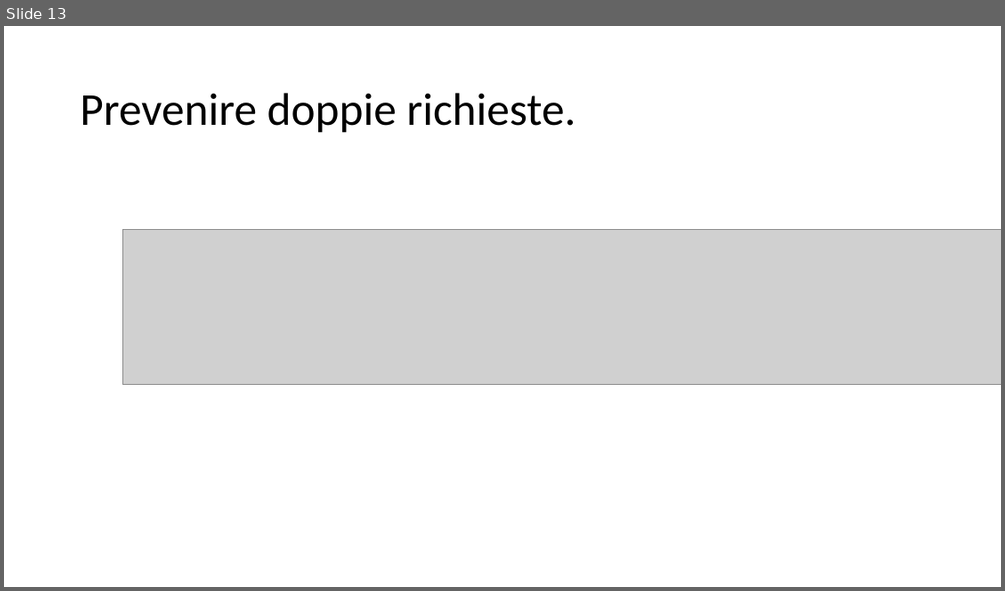
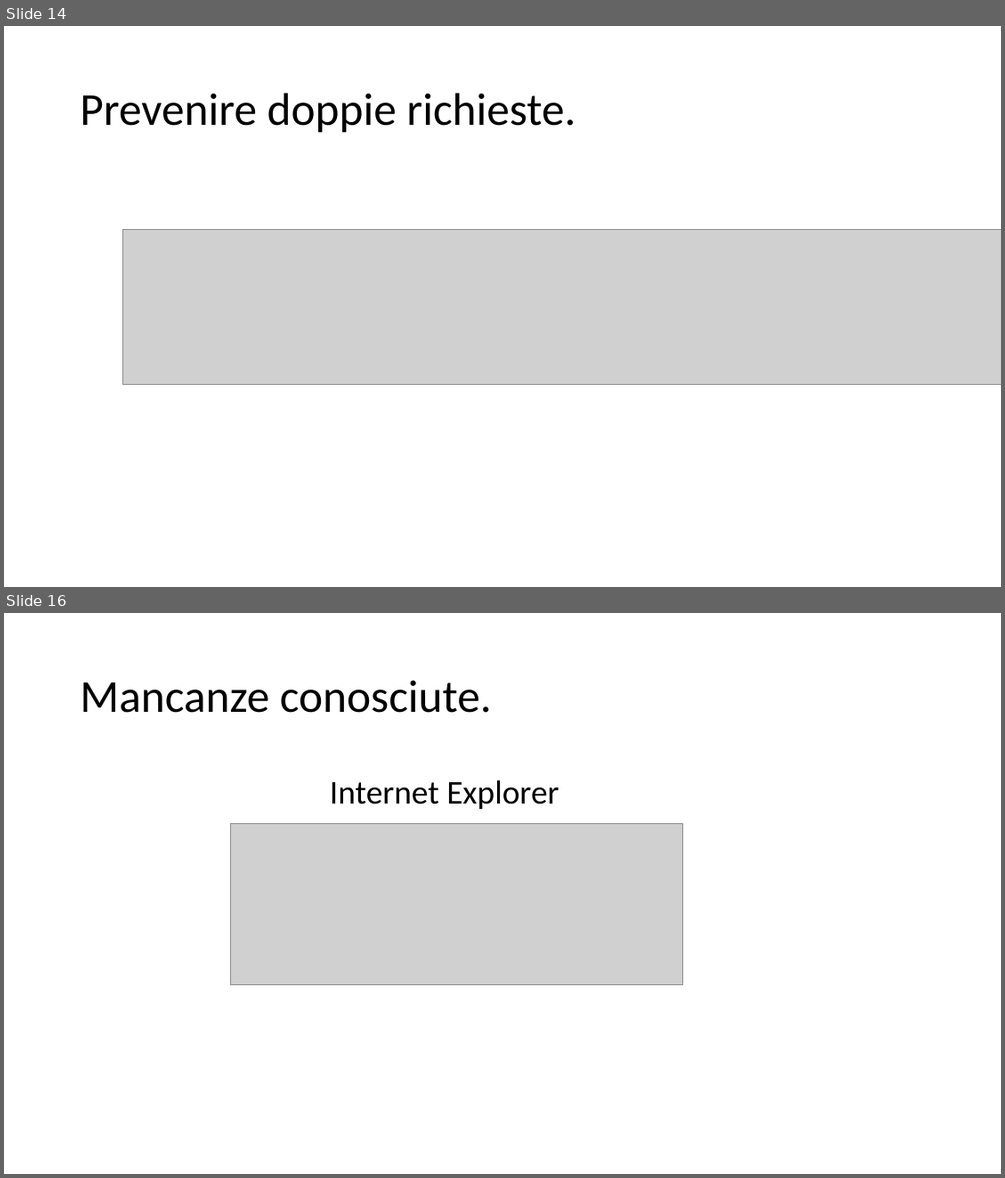
Before and after one commit to filippofinke/Registration-and-data-verification-page, a slide deck: Presentazione/PresentazioneFilippoFinke.pptx. Shown one above the other, each under a label of ours: slide 13 before the commit, slides 14 and 16 after it; the slides between them are not shown. The pictures are 1005x591 and 1005x1178 pixels, drawn with LibreOffice and Linux fonts; fonts in the diff are those of the drawing; grey boxes stand for pictures. Boxes give left, top, right and bottom in pixels: in the first picture for what was removed or moved away, otherwise in the second. Text is boxed around its words. In the diff, an @@ line names an element or a change of style, - is before the commit and + after.

```diff
--- a/Presentazione/PresentazioneFilippoFinke.pptx
+++ b/Presentazione/PresentazioneFilippoFinke.pptx
@@ slide 16 added at [4, 613, 1001, 1174], background #FFFFFF @@
@@ title added at [80, 680, 492, 713], 44 pt, text #000000 @@
+Mancanze conosciute.
@@ text added at [330, 780, 558, 809], 32 pt, text #000000 @@
+Internet Explorer
@@ picture added at [231, 824, 682, 985] @@
@@ what was slide 13 is now slide 14 @@
```
Also in this commit, not shown: 2 slides changed, 5 other slides added, 3 slides removed, 10 other files.
